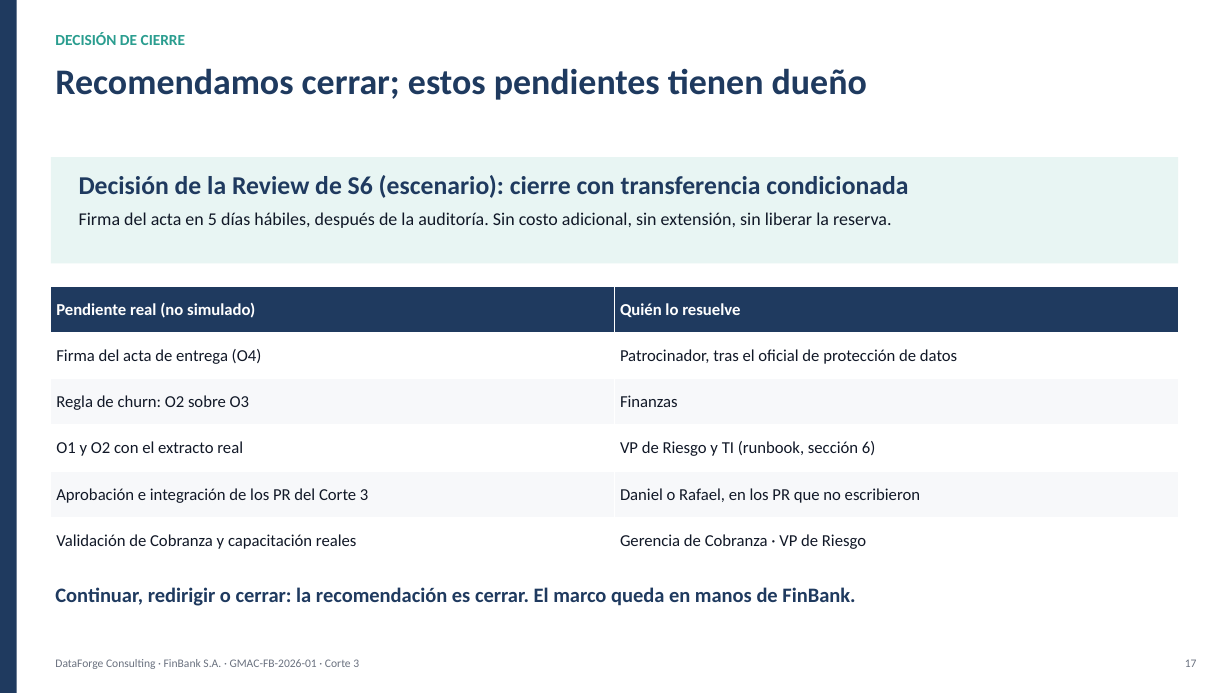
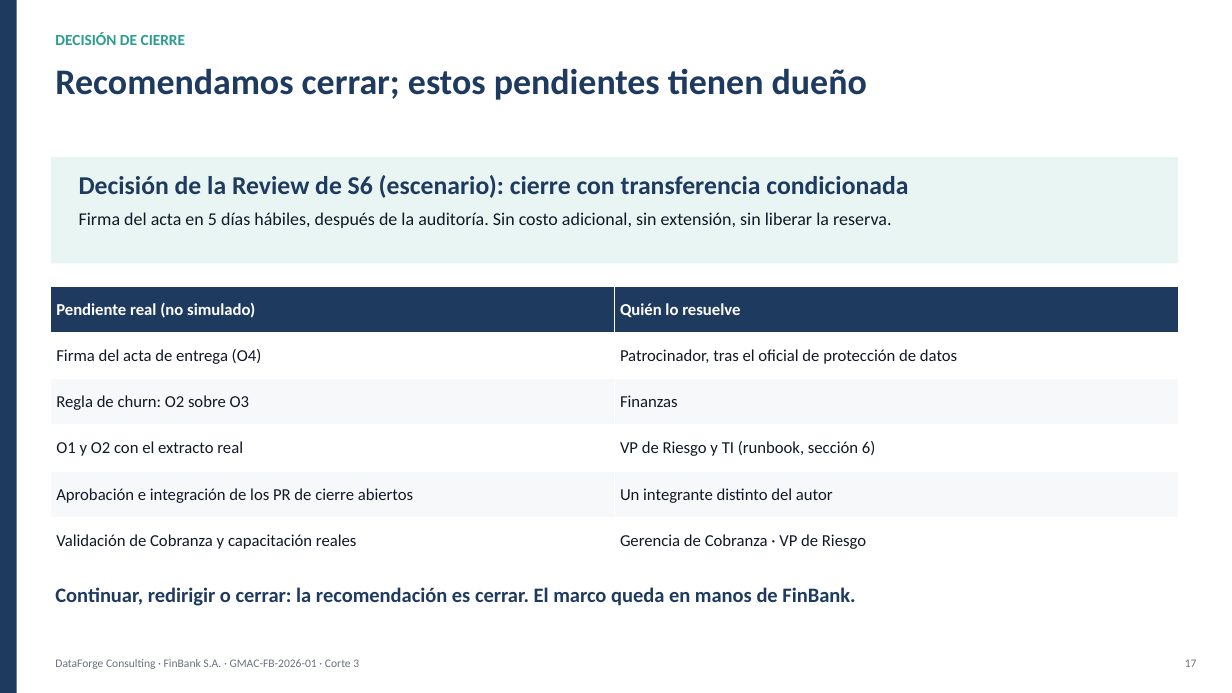
Before and after one commit to OscarSantiagoMerino/DataForge-Consulting, a slide deck: slide 17 of docs/corte3/Presentacion_FinBank_Grupo1.pptx. Drawn at 1232x693 pixels with LibreOffice and Linux fonts; fonts in the diff are those of the drawing. Boxes give left, top, right and bottom in pixels: in the first picture for what was removed or moved away, otherwise in the second. Text is boxed around its words. In the diff, an @@ line names an element or a change of style, - is before the commit and + after.

```diff
--- a/docs/corte3/Presentacion_FinBank_Grupo1.pptx
+++ b/docs/corte3/Presentacion_FinBank_Grupo1.pptx
@@ table at <box>51,287,1178,564</box> @@
-row 5, column 1: Aprobación e integración de los PR del Corte 3
+row 5, column 1: Aprobación e integración de los PR de cierre abiertos
-row 5, column 2: Daniel o Rafael, en los PR que no escribieron
+row 5, column 2: Un integrante distinto del autor
```
Also in this commit, not shown: 2 other slides changed, 2 slides added, 2 slides removed, 16 other files.
